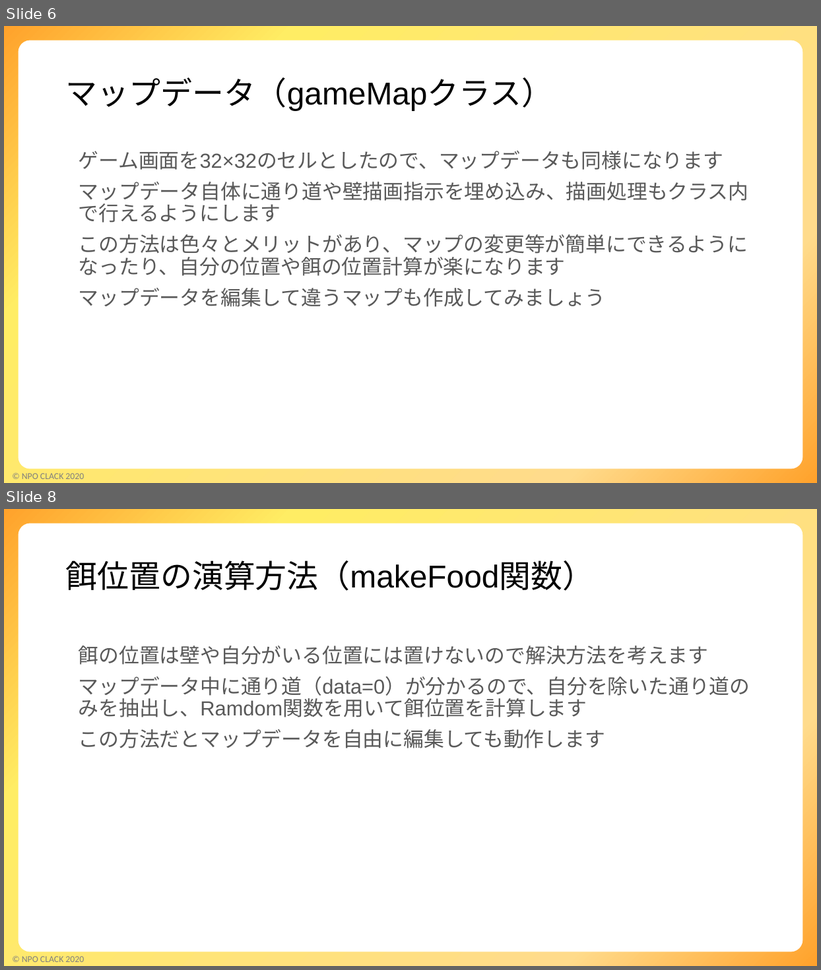
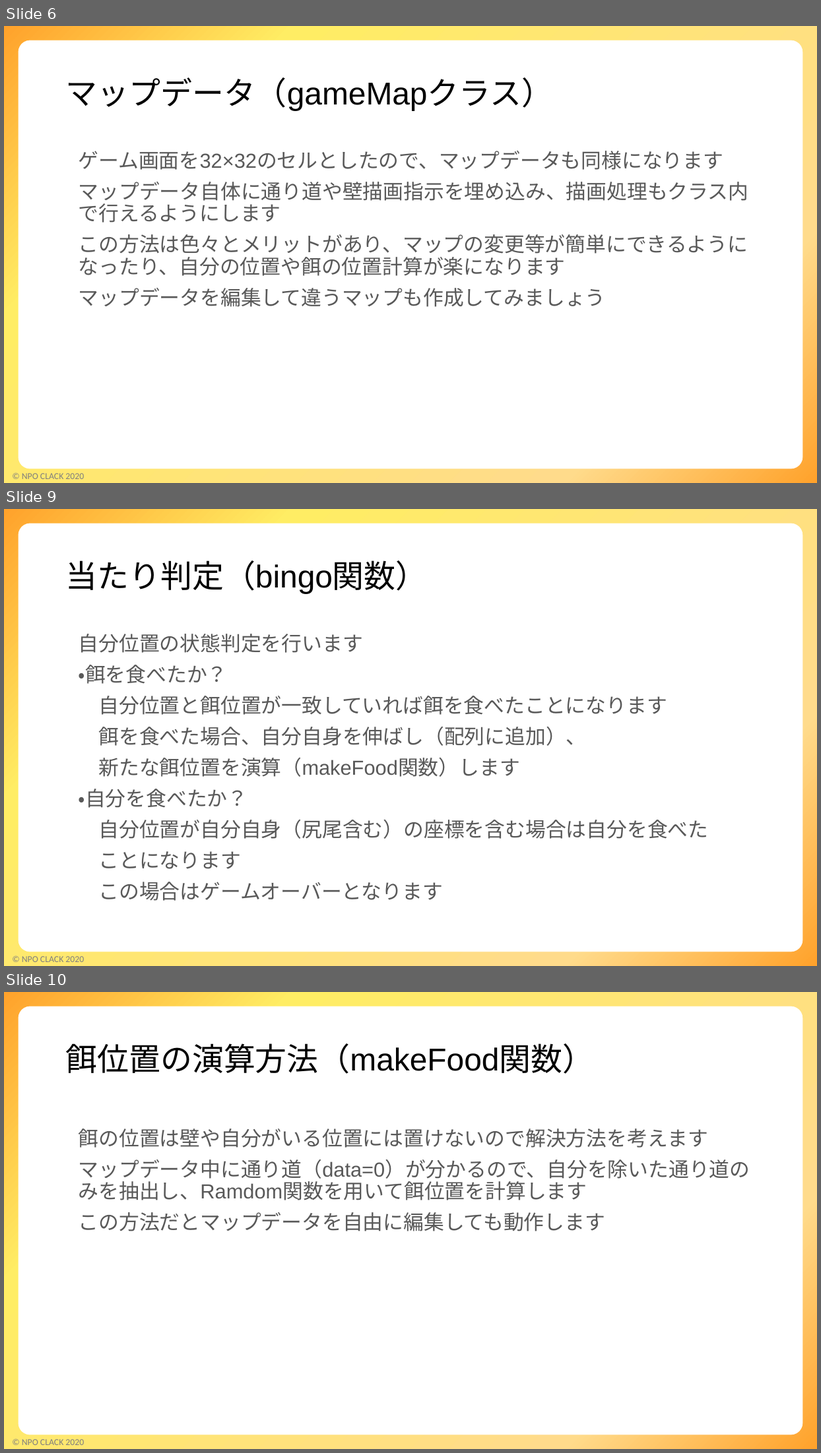
Before and after one commit to kinta2kunte/SnameGame, a slide deck: SnakeGame解説.pptx. Shown one above the other, each under a label of ours: slides 6 and 8 before the commit, slides 6, 9 and 10 after it; the slides between them are not shown. The pictures are 821x970 and 821x1453 pixels, drawn with LibreOffice and Linux fonts; fonts in the diff are those of the drawing; background and template pictures are left out. Boxes give left, top, right and bottom in pixels: in the first picture for what was removed or moved away, otherwise in the second. Text is boxed around its words. In the diff, an @@ line names an element or a change of style, - is before the commit and + after.

```diff
--- a/SnakeGame解説.pptx
+++ b/SnakeGame解説.pptx
@@ slide 9 added at (x1=4, y1=509, x2=817, y2=966), background #FFFFFF; not listed: 3 template elements that a slide beside it also shows @@
@@ title added at (x1=66, y1=560, x2=428, y2=594), 28 pt, text #000000 @@
+当たり判定（bingo関数）
@@ text added at (x1=79, y1=634, x2=709, y2=901), 18 pt, text #595959 @@
+自分位置の状態判定を行います
+・餌を食べたか？
+自分位置と餌位置が一致していれば餌を食べたことになります
+餌を食べた場合、自分自身を伸ばし（配列に追加）、
+新たな餌位置を演算（makeFood関数）します
+・自分を食べたか？
+自分位置が自分自身（尻尾含む）の座標を含む場合は自分を食べた
+ことになります
+この場合はゲームオーバーとなります
@@ what was slide 8 is now slide 10 @@
```
Also in this commit, not shown: 3 slides changed, 1 other slide added, 2 other files.
